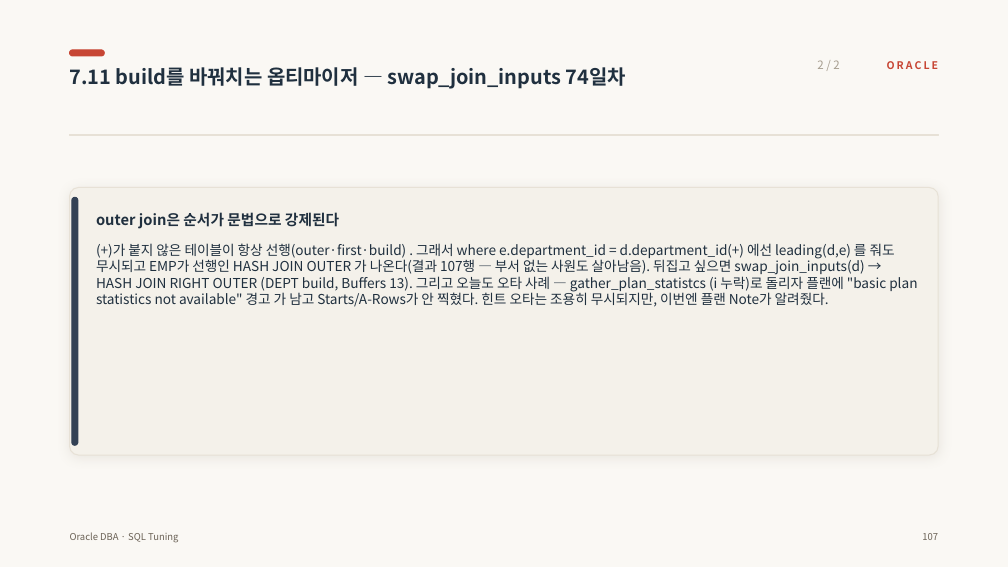
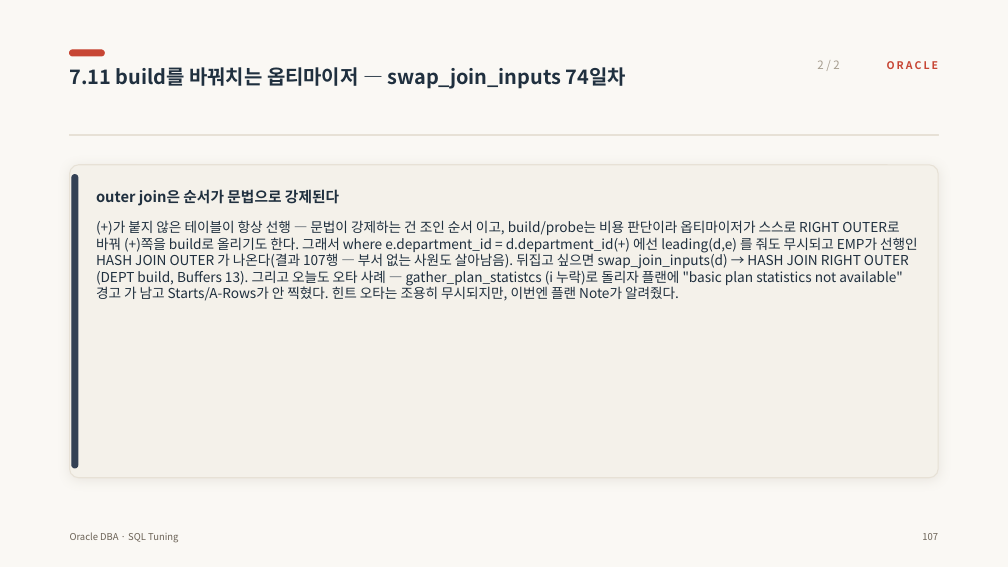
Before and after one commit to jokwangwon/ora-ppt-gen, a slide deck: slide 116 of files/sql_tuning.pptx. Drawn at 1008x567 pixels with LibreOffice and Linux fonts; fonts in the diff are those of the drawing. Boxes give left, top, right and bottom in pixels: in the first picture for what was removed or moved away, otherwise in the second. Text is boxed around its words. In the diff, an @@ line names an element or a change of style, - is before the commit and + after.

```diff
--- a/files/sql_tuning.pptx
+++ b/files/sql_tuning.pptx
@@ rounded rectangle: place and size @@
-rounded rectangle at [70,188,938,455]
+rounded rectangle at [70,165,938,478]
@@ rounded rectangle at [70,165,938,478]: proportions changed @@
@@ rounded rectangle: place and size @@
-rounded rectangle at [72,197,78,445]
+rounded rectangle at [72,175,78,468]
@@ text "outer join은 순서가 문법으로 강제된다": place and size @@
-text "outer join은 순서가 문법으로 강제된다" at [96,212,339,229]
+text "outer join은 순서가 문법으로 강제된다" at [96,189,339,206]
@@ text at [96,220,918,301]: text changed @@
-(+)가 붙지 않은 테이블이 항상 선행(outer·first·build) . 그래서 where e.department_id = d.department_id(+) 에선 leading(d,e) 를 줘도 무시되고 EMP가 선행인 HASH JOIN OUTER 가 나온다(결과 107행 — 부서 없는 사원도 살아남음). 뒤집고 싶으면 swap_join_inputs(d) → HASH JOIN RIGHT OUTER (DEPT build, Buffers 13). 그리고 오늘도 오타 사례 — gather_plan_statistcs (i 누락)로 돌리자 플랜에 "basic plan statistics not available" 경고 가 남고 Starts/A-Rows가 안 찍혔다. 힌트 오타는 조용히 무시되지만, 이번엔 플랜 Note가 알려줬다.
+(+)가 붙지 않은 테이블이 항상 선행 — 문법이 강제하는 건 조인 순서 이고, build/probe는 비용 판단이라 옵티마이저가 스스로 RIGHT OUTER로 바꿔 (+)쪽을 build로 올리기도 한다. 그래서 where e.department_id = d.department_id(+) 에선 leading(d,e) 를 줘도 무시되고 EMP가 선행인 HASH JOIN OUTER 가 나온다(결과 107행 — 부서 없는 사원도 살아남음). 뒤집고 싶으면 swap_join_inputs(d) → HASH JOIN RIGHT OUTER (DEPT build, Buffers 13). 그리고 오늘도 오타 사례 — gather_plan_statistcs (i 누락)로 돌리자 플랜에 "basic plan statistics not available" 경고 가 남고 Starts/A-Rows가 안 찍혔다. 힌트 오타는 조용히 무시되지만, 이번엔 플랜 Note가 알려줬다.
```
Also in this commit, not shown: 27 other slides changed, 1 slide added, 14 other files.
